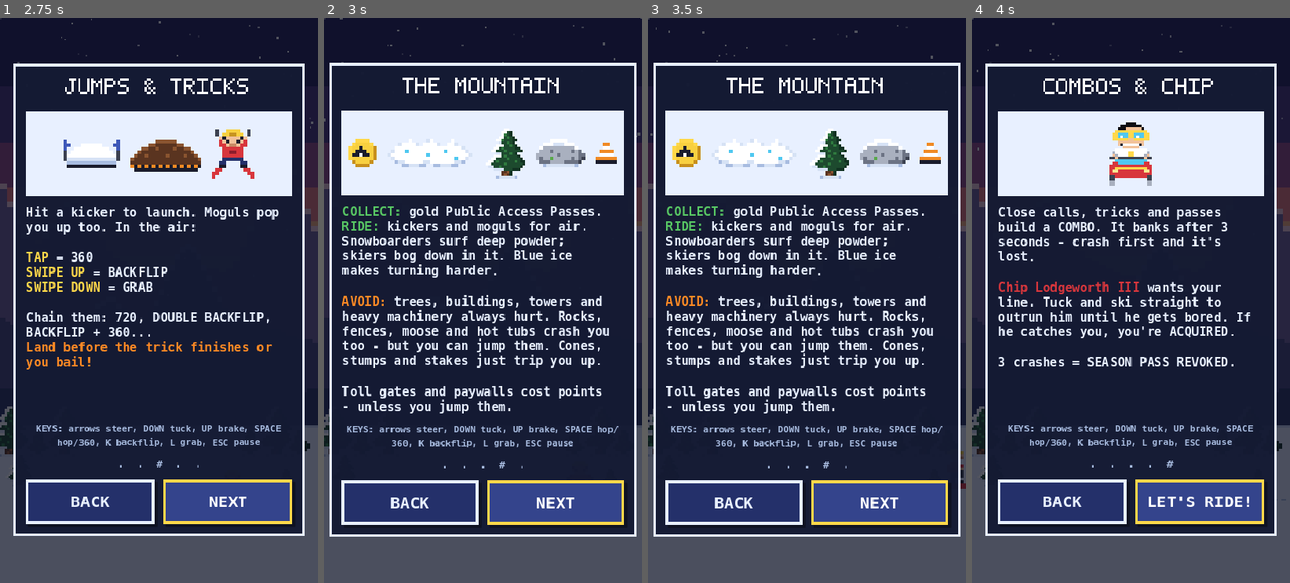
Above: before the commit, frames 1-4 (left to right).
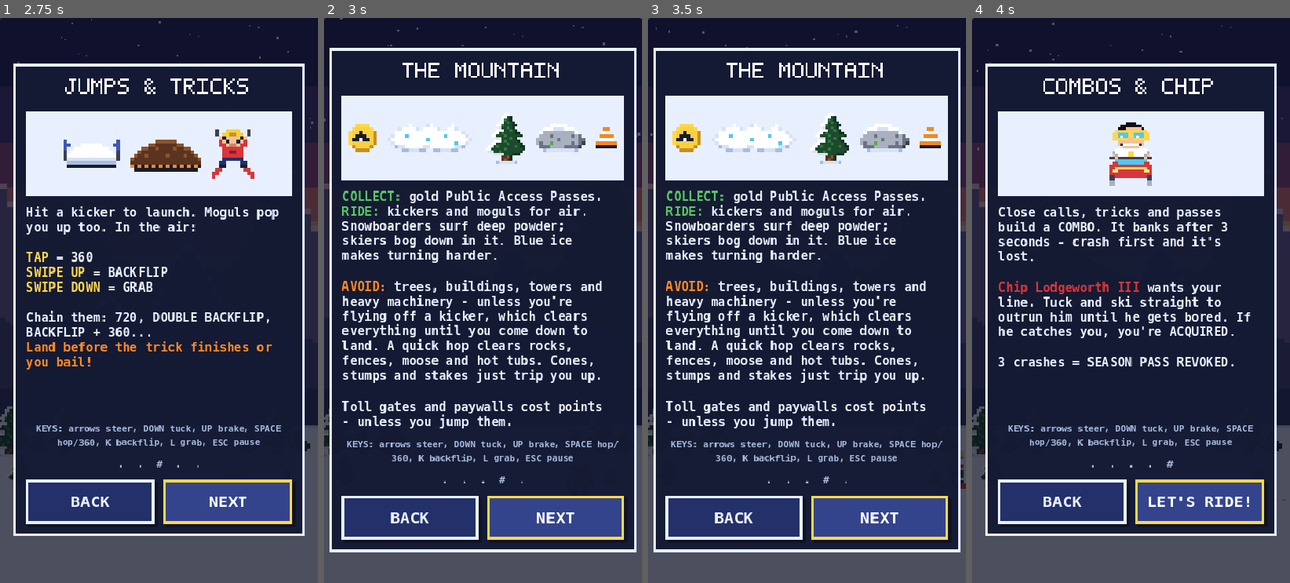
Above: after the commit, the same moments.

Repository: wditzig/Wasatch-back
Game: Godot game, scene res://scenes/main_menu.tscn
The game is run twice, just before and just after one commit, with the same random seed, the same clock (stepped at 60 frames per second) and the same inputs.
Inputs (mouse positions are in pixels of both pictures, inside the frame that each line leads up to):
- Up to frame 1 (2.75 s): tap Enter (ui_accept) at 0.5 s; move the mouse to (228, 272) at 0.52 s; hold Right (steer_right) 0.53-1.25 s; hold Space (jump) 0.53-1.25 s; click (228, 272) at 0.67 s; click "NEXT" at 1.25 s; click "NEXT" at 2 s
- Up to frame 2 (3 s): click "NEXT" at 2.75 s
- Up to frame 3 (3.5 s): no input
- Up to frame 4 (4 s): click "NEXT" at 3.5 s

Frame 1 is identical in both runs. In frame 2, 28% of the frame differs, in the area x 1-99%, y 5-95%; in frame 3, 28%; in frame 4, nothing differs.

Commit message:
Kicker jumps clear obstacles instead of crashing into them
Mid-air, only small obstacles were ignored, so a tree just past a kicker
crashed you right after take-off. Kicker jumps now clear everything,
trees and buildings included, until the landing (last ~15% of the
flight); landing on a tree still crashes. Hops and mogul pops still only
clear small obstacles.

Adds tools/jump_test.tscn (obstacles right past the start kicker, and a
tree under the landing) and updates How to Play.

Co-Authored-By: Claude Opus 5.5 <noreply@anthropic.com>
Claude-Session: https://claude.ai/code/session_018PNNhvsfnGstMzLtBVFDx1

Diff:
--- a/scripts/game/game.gd
+++ b/scripts/game/game.gd
@@ -87,6 +87,13 @@
 		if a.begins_with("--start-m="):
 			player.position.y = float(a.substr(10)) * PX_PER_M
 			dev_cooldown = 3.0
+	if Game.dev_args().has("--jump-test"):
+		# Dev: obstacles right past the start kicker (which sits at y=330)
+		var specs := [["pine_big", 362.0], ["rock", 400.0], ["pine_small", 440.0]]
+		if Game.dev_args().has("--jump-test-landing"):
+			specs = [["pine_big", 362.0], ["pine_big", 612.0]] # 2nd tree under the landing
+		for spec in specs:
+			spawner._spawn(spec[0], Vector2(0, spec[1]), RandomNumberGenerator.new())
 	_set_zone(0)
 	hud.set_lives(lives)
 	hud.set_headline("Welcome to the Wasatch. It's public land - enjoy it while it lasts.", events.gondola_eta())
@@ -502,7 +509,7 @@
 			hud.show_message(String(o.def.get("msg", "Oof.")))
 			shake = 3.0
 		"solid":
-			if (air and not o.tall) or player.invuln > 0.0:
+			if player.clears(o.tall) or player.invuln > 0.0:
 				return
 			o.wobble()
 			if o.id == "moose":
@@ -513,6 +520,8 @@
 			_crash(String(o.def.get("msg", "Wipeout.")))
 
 func _crash(msg: String) -> void:
+	if Game.dev_args().has("--jump-test"):
+		print("JUMPTEST crash at y=%d (%s) airborne_h=%.1f" % [int(player.position.y), msg, player.height])
 	player.crash()
 	tracks.break_line()
 	if not _calm:
--- a/scripts/game/player.gd
+++ b/scripts/game/player.gd
@@ -39,6 +39,7 @@
 var air_t := 0.0
 var air_dur := 0.0
 var air_peak := 0.0
+var big_air := false # launched by a kicker (vs. a hop or mogul pop)
 var height := 0.0
 var trick := ""            # current trick type ("spin"/"flip"/"grab")
 var trick_t := 0.0
@@ -143,6 +144,17 @@
 func velocity() -> Vector2:
 	return Vector2(sin(heading), cos(heading)) * speed
 
+## Whether the rider is currently flying over an obstacle.
+## Kicker jumps clear everything - trees and buildings too - until the
+## landing (last ~15% of the flight). Hops and mogul pops only clear small
+## things (anything not flagged `tall`).
+func clears(tall: bool) -> bool:
+	if state != S.AIR:
+		return false
+	if big_air:
+		return not tall or air_t / air_dur < 0.85
+	return not tall
+
 func feet_rect() -> Rect2:
 	return Rect2(position.x - 5, position.y - 6, 10, 6)
 
@@ -179,6 +191,7 @@
 	air_t = 0.0
 	air_dur = duration * float(rider["air_mult"])
 	air_peak = peak * float(rider["air_mult"])
+	big_air = false
 	trick = ""
 	queued = ""
 	tricks_done = []
@@ -198,6 +211,7 @@
 func launch_from_ramp(ramp_air: float) -> void:
 	var dur := (0.55 + speed / 380.0) * ramp_air
 	launch(dur, 26.0 + speed * 0.09 * ramp_air)
+	big_air = state == S.AIR
 
 func _start_or_queue(kind: String) -> void:
 	# A quick hop is too short to rotate - ignore spin/flip so a double-tap can't cause a bail.
@@ -348,6 +362,8 @@
 	state = S.SKI
 	_squash(Vector2(1.3, 0.75))
 	_puff()
+	if Game.dev_args().has("--jump-test"):
+		print("JUMPTEST landed at y=%d" % int(position.y))
 	landed.emit(air_dur, tricks_done.duplicate())
 
 ## Combines a list of completed tricks into a display name: "720", "DOUBLE BACKFLIP"...
--- a/scripts/ui/how_to_play.gd
+++ b/scripts/ui/how_to_play.gd
@@ -23,7 +23,7 @@
 	{
 		"title": "THE MOUNTAIN",
 		"art": [["token", false], ["powder", false], ["pine_big", false], ["rock", false], ["cone", false]],
-		"body": "[color=#58c864]COLLECT:[/color] gold Public Acces …(190 unchanged characters)… , buildings, towers and heavy machinery always hurt. Rocks, fences, moose and hot tubs crash you too - but you can jump them. Cones, stumps and stakes just trip you …(69 unchanged characters)…
+		"body": "[color=#58c864]COLLECT:[/color] gold Public Acces …(190 unchanged characters)… , buildings, towers and heavy machinery - unless you're flying off a kicker, which clears everything until you come down to land. A quick hop clears rocks, fences, moose and hot tubs. Cones, stumps and stakes just trip you …(69 unchanged characters)…
 	},
 	{
 		"title": "COMBOS & CHIP",
--- /dev/null
+++ b/tools/jump_test.gd
@@ -0,0 +1,16 @@
+extends Node
+## Rides straight down off the start kicker into a tree, a rock and another
+## tree placed just past it. A ramp jump should clear them all.
+## Run: godot --headless --fixed-fps 60 res://tools/jump_test.tscn
+var game: Node
+
+func _ready() -> void:
+	var extra := OS.get_cmdline_user_args()
+	Game._dev_args = PackedStringArray(["--jump-test"]) + extra
+	game = load("res://scenes/game.tscn").instantiate()
+	add_child(game)
+	get_tree().create_timer(4.0).timeout.connect(_done)
+
+func _done() -> void:
+	print("JUMPTEST done y=%d lives=%d" % [int(game.player.position.y), game.lives])
+	get_tree().quit()
--- /dev/null
+++ b/tools/jump_test.tscn
@@ -0,0 +1,6 @@
+[gd_scene load_steps=2 format=3]
+
+[ext_resource type="Script" path="res://tools/jump_test.gd" id="1"]
+
+[node name="JumpTest" type="Node"]
+script = ExtResource("1")
Not shown, changed: docs/GDD.md
